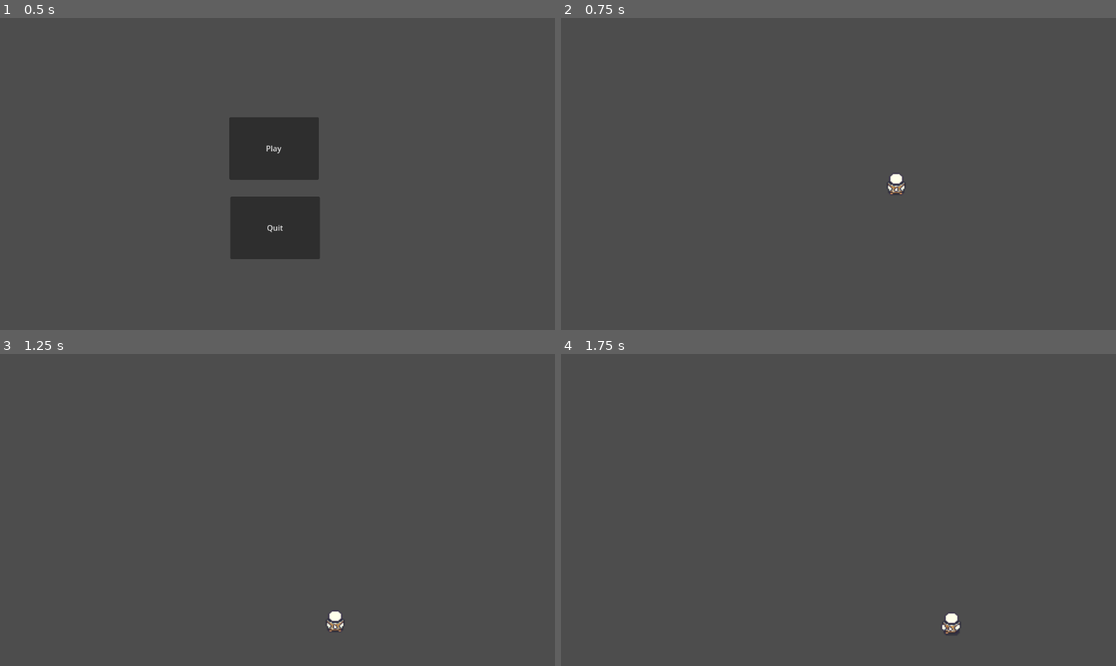
Above: before the commit, frames 1-4 (two rows, left to right).
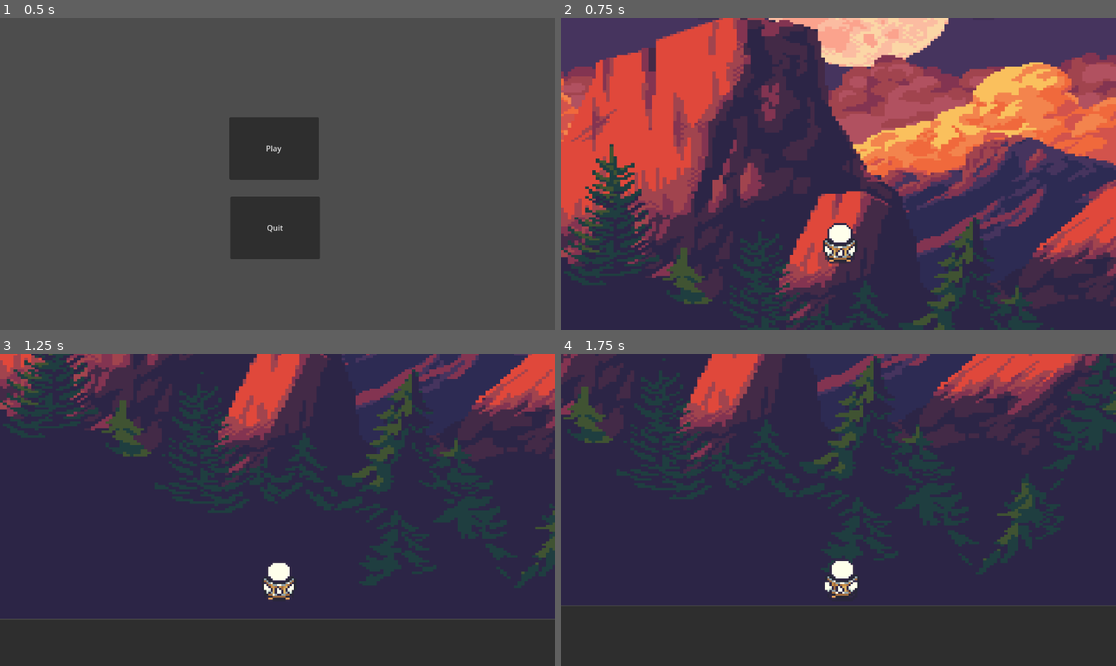
Above: after the commit, the same moments.

Repository: rohll-off/school-shooter
Game: Godot game, scene res://node_2d.tscn
Same seed, same stepped clock (60 frames per second), same inputs: the game is played once before the commit and once after it. The engine's default icon, where the game draws it, is replaced by a stand-in: a white triangle on a blue panel in a dark square.
Inputs:
- Up to frame 1 (0.5 s): no input
- Up to frame 2 (0.75 s): click "Play" at 0.5 s
- Up to frame 3 (1.25 s): no input
- Up to frame 4 (1.75 s): tap Enter (ui_accept) at 1.25, 1.52, 1.55 s; hold Right (ui_right) from 1.28 s (still down); tap W (shoot, bound only after the commit) at 1.35 s

Frame 1 is identical in both runs. In frame 2, 100% of the frame differs, in the area x 0-100%, y 0-100%; in frame 3, 99%; in frame 4, 100%.
Error before the commit: Invalid call. Nonexistent function 'instantiate' in base 'CompressedTexture2D'. (res://Player/Player.gd:36)
Error after the commit: Invalid call. Nonexistent function 'add_central_impulse' in base 'CharacterBody2D (Bullet.tscn::GDScript_lcom0)'. (res://Player/Player.gd:22)

Commit message:
Background, VCamera, Shooting still not work

Diff:
--- a/main/Bullet.gd
+++ /dev/null
@@ -1,8 +0,0 @@
-extends CharacterBody2D
-
-
-var veloc = Vector2(0, 1)
-var speed = 500
-
-func _physics_process(delta):
-	var collision_info = move_and_collide(velocity.normalized() * delta * speed)
--- a/main/Bullet.tscn
+++ /dev/null
@@ -1,19 +0,0 @@
-[gd_scene load_steps=4 format=3 uid="uid://1r6p245scrcy"]
-
-[ext_resource type="Texture2D" uid="uid://bqggwmw3wpe5v" path="res://icon.svg" id="1_ks7bq"]
-[ext_resource type="Script" path="res://Bullet.gd" id="1_xtfev"]
-
-[sub_resource type="CapsuleShape2D" id="CapsuleShape2D_cjvuq"]
-
-[node name="CharacterBody2D" type="CharacterBody2D"]
-script = ExtResource("1_xtfev")
-
-[node name="CollisionShape2D" type="CollisionShape2D" parent="."]
-shape = SubResource("CapsuleShape2D_cjvuq")
-
-[node name="Sprite2D" type="Sprite2D" parent="."]
-
-[node name="Icon" type="Sprite2D" parent="."]
-position = Vector2(4, 4)
-scale = Vector2(0.234375, 0.46875)
-texture = ExtResource("1_ks7bq")
--- /dev/null
+++ b/main/Player/Bullet.tscn
@@ -0,0 +1,31 @@
+[gd_scene load_steps=4 format=3 uid="uid://c708pvdn34evi"]
+
+[ext_resource type="Texture2D" uid="uid://bqggwmw3wpe5v" path="res://icon.svg" id="1_ks7bq"]
+
+[sub_resource type="GDScript" id="GDScript_lcom0"]
+script/source = "extends CharacterBody2D
+
+var veloc = Vector2(0, 1)
+var speed = 500
+
+func _physics_process(delta):
+	var collision_info = move_and_collide(velocity.normalized() * delta * speed)
+"
+
+[sub_resource type="CapsuleShape2D" id="CapsuleShape2D_cjvuq"]
+radius = 114.0
+height = 272.0
+
+[node name="Bullet" type="CharacterBody2D"]
+script = SubResource("GDScript_lcom0")
+
+[node name="CollisionShape2D" type="CollisionShape2D" parent="."]
+position = Vector2(398, 307)
+shape = SubResource("CapsuleShape2D_cjvuq")
+
+[node name="Sprite2D" type="Sprite2D" parent="."]
+
+[node name="Icon" type="Sprite2D" parent="."]
+position = Vector2(401.5, 315.5)
+scale = Vector2(1.41406, 1.46094)
+texture = ExtResource("1_ks7bq")
--- a/main/Player/Player.gd
+++ b/main/Player/Player.gd
@@ -1,18 +1,26 @@
 extends CharacterBody2D
 
-const bulletPath = preload("res://icon.svg")
 const SPEED = 250.0
+const bullet_speed = 1500.0
 const JUMP_VELOCITY = -400.0
 
 # Get the gravity from the project settings to be synced with RigidBody nodes.
 var gravity = ProjectSettings.get_setting("physics/2d/default_gravity")
 
+# Fetching/loading the bullet scene
+var bullet = preload("res://Player/Bullet.tscn")
+@onready var player = get_node("AnimatedSprite2D")
+
 func _ready():
-	get_node("AnimatedSprite2D").play("Run")
+	player.play("Run")
 
 func _process(_delta):
-	if Input.is_action_just_pressed("ui_accept"):
-		shoot()
+	# shooting
+	if Input.is_action_just_pressed("shoot"):
+		var bullet_instance = bullet.instantiate()
+		bullet_instance.global_position = player.global_position
+		bullet_instance.add_central_impulse(Vector2(bullet_speed, 0))
+		get_tree().root.add_child(bullet_instance)
 
 func _physics_process(delta):
 	# Add the gravity.
@@ -26,12 +34,10 @@
 	# Get the input direction and handle the movement/deceleration.
 	# As good practice, you should replace UI actions with custom gameplay actions.
 	var direction = Input.get_axis("ui_left", "ui_right")
-	if direction:
+	if direction != 0:
 		velocity.x = direction * SPEED
 	else:
-		velocity.x = move_toward(velocity.x, 0, SPEED)
+		velocity.x = move_toward(velocity.x, 0, SPEED * delta) # Adjusted to use delta
+
+	# Move and slide with the calculated velocity
 	move_and_slide()
-
-func shoot():
-	var bullet = bulletPath.instantiate()
-	get_parent().add_child(bullet)
--- a/main/Player/Player.tscn
+++ b/main/Player/Player.tscn
@@ -7,8 +7,8 @@
 [ext_resource type="Texture2D" uid="uid://byxmii81bns5n" path="res://Space/runAnimation(3).png" id="5_s5sou"]
 
 [sub_resource type="CapsuleShape2D" id="CapsuleShape2D_wujy7"]
-radius = 27.0
-height = 82.0
+radius = 24.0
+height = 64.0
 
 [sub_resource type="SpriteFrames" id="SpriteFrames_w5hvp"]
 animations = [{
@@ -41,3 +41,7 @@
 scale = Vector2(2.42327, 2.18201)
 sprite_frames = SubResource("SpriteFrames_w5hvp")
 animation = &"Run"
+
+[node name="player_cam" type="Camera2D" parent="."]
+offset = Vector2(2.08165e-12, -78.59)
+zoom = Vector2(1.83, 1.83)
--- /dev/null
+++ b/main/bg.tscn
@@ -0,0 +1,8 @@
+[gd_scene load_steps=2 format=3 uid="uid://cvyatoysttsm7"]
+
+[ext_resource type="Texture2D" uid="uid://ddsj51g7i3v5y" path="res://Assets/Super Mountain Dusk Files/Previews/Mountain-Dusk.png" id="1_wb6og"]
+
+[node name="Mountain-dusk" type="Sprite2D"]
+position = Vector2(702.5, 278)
+scale = Vector2(3.99688, 2.66667)
+texture = ExtResource("1_wb6og")
--- a/main/node_2d.tscn
+++ b/main/node_2d.tscn
@@ -2,7 +2,7 @@
 
 [ext_resource type="Script" path="res://quit.gd" id="1_3m3wp"]
 
-[node name="Node2D" type="Node2D"]
+[node name="Shoot" type="Node2D"]
 script = ExtResource("1_3m3wp")
 
 [node name="Play" type="Button" parent="."]
--- a/main/project.godot
+++ b/main/project.godot
@@ -21,8 +21,14 @@
 "deadzone": 0.5,
 "events": []
 }
+shoot={
+"deadzone": 0.5,
+"events": [Object(InputEventKey,"resource_local_to_scene":false,"resource_name":"","device":0,"window_id":0,"alt_pressed":false,"shift_pressed":false,"ctrl_pressed":false,"meta_pressed":false,"pressed":false,"keycode":0,"physical_keycode":87,"key_label":0,"unicode":0,"echo":false,"script":null)
+]
+}
 
 [rendering]
 
+textures/canvas_textures/default_texture_filter=0
 renderer/rendering_method="gl_compatibility"
 renderer/rendering_method.mobile="gl_compatibility"
--- a/main/world.tscn
+++ b/main/world.tscn
@@ -1,12 +1,13 @@
-[gd_scene load_steps=4 format=3 uid="uid://c4ire2bggdyvi"]
+[gd_scene load_steps=5 format=3 uid="uid://c4ire2bggdyvi"]
 
 [ext_resource type="PackedScene" uid="uid://cic2re0an541p" path="res://Player/Player.tscn" id="1_farfy"]
+[ext_resource type="PackedScene" uid="uid://cvyatoysttsm7" path="res://bg.tscn" id="2_pwmeq"]
 
 [sub_resource type="RectangleShape2D" id="RectangleShape2D_6w00m"]
 size = Vector2(837.5, 79.875)
 
 [sub_resource type="RectangleShape2D" id="RectangleShape2D_lkijo"]
-size = Vector2(1418.75, 1.4375)
+size = Vector2(1440, 191.438)
 
 [node name="World" type="Node2D"]
 
@@ -16,16 +17,40 @@
 [node name="StaticBody2D" type="StaticBody2D" parent="."]
 position = Vector2(193, 182)
 
-[node name="CollisionShape2D" type="CollisionShape2D" parent="StaticBody2D"]
+[node name="l_wall_coll" type="CollisionShape2D" parent="StaticBody2D"]
 position = Vector2(-174, -2)
 rotation = 1.5708
 shape = SubResource("RectangleShape2D_6w00m")
 
-[node name="CollisionShape2D3" type="CollisionShape2D" parent="StaticBody2D"]
-position = Vector2(1184, 6)
+[node name="r_wall_coll" type="CollisionShape2D" parent="StaticBody2D"]
+position = Vector2(1185, -2)
 rotation = 1.5708
 shape = SubResource("RectangleShape2D_6w00m")
 
-[node name="CollisionShape2D2" type="CollisionShape2D" parent="StaticBody2D"]
-position = Vector2(540.625, 419.281)
+[node name="floor_coll" type="CollisionShape2D" parent="StaticBody2D"]
+position = Vector2(506, 514.281)
 shape = SubResource("RectangleShape2D_lkijo")
+
+[node name="floor_pan" type="Panel" parent="."]
+offset_left = -22.0
+offset_top = 599.0
+offset_right = 1420.0
+offset_bottom = 794.0
+
+[node name="Panel2" type="Panel" parent="."]
+offset_left = -22.0
+offset_top = -240.0
+offset_right = 60.0
+offset_bottom = 794.0
+
+[node name="Panel3" type="Panel" parent="."]
+offset_left = 1337.0
+offset_top = -241.0
+offset_right = 1419.0
+offset_bottom = 793.0
+
+[node name="ParallaxBackground" type="ParallaxBackground" parent="."]
+
+[node name="ParallaxLayer" type="ParallaxLayer" parent="ParallaxBackground"]
+
+[node name="Mountain-dusk" parent="ParallaxBackground/ParallaxLayer" instance=ExtResource("2_pwmeq")]
Binary file added: main/Assets/Super Mountain Dusk Files/Aseprite/Mountain-Dusk.ase
Binary file added: main/Assets/Super Mountain Dusk Files/Layers/far-clouds.png
Not shown, added: main/Assets/Super Mountain Dusk Files/Layers/far-clouds.png.import
Binary file added: main/Assets/Super Mountain Dusk Files/Layers/far-mountains.png
Not shown, added: main/Assets/Super Mountain Dusk Files/Layers/far-mountains.png.import
Binary file added: main/Assets/Super Mountain Dusk Files/Layers/mountains.png
Not shown, added: main/Assets/Super Mountain Dusk Files/Layers/mountains.png.import
Binary file added: main/Assets/Super Mountain Dusk Files/Layers/near-clouds.png
Not shown, added: main/Assets/Super Mountain Dusk Files/Layers/near-clouds.png.import
Binary file added: main/Assets/Super Mountain Dusk Files/Layers/sky.png
Not shown, added: main/Assets/Super Mountain Dusk Files/Layers/sky.png.import
Binary file added: main/Assets/Super Mountain Dusk Files/Layers/trees.png
(and 9 more such lines)
